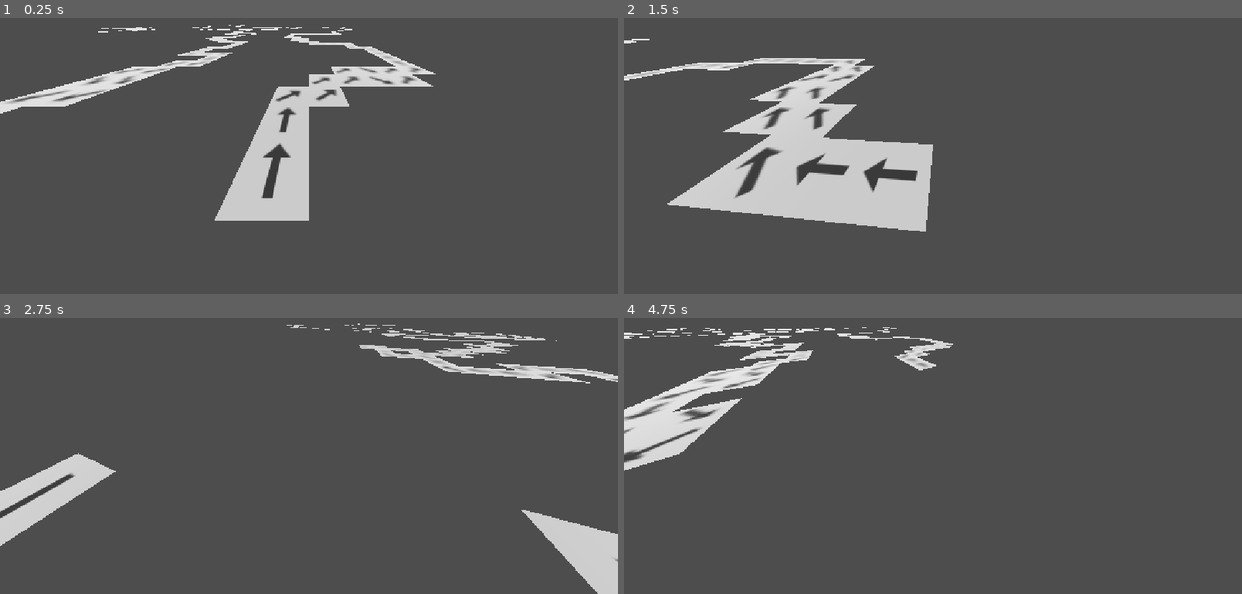
Above: before the commit, frames 1-4 (two rows, left to right).
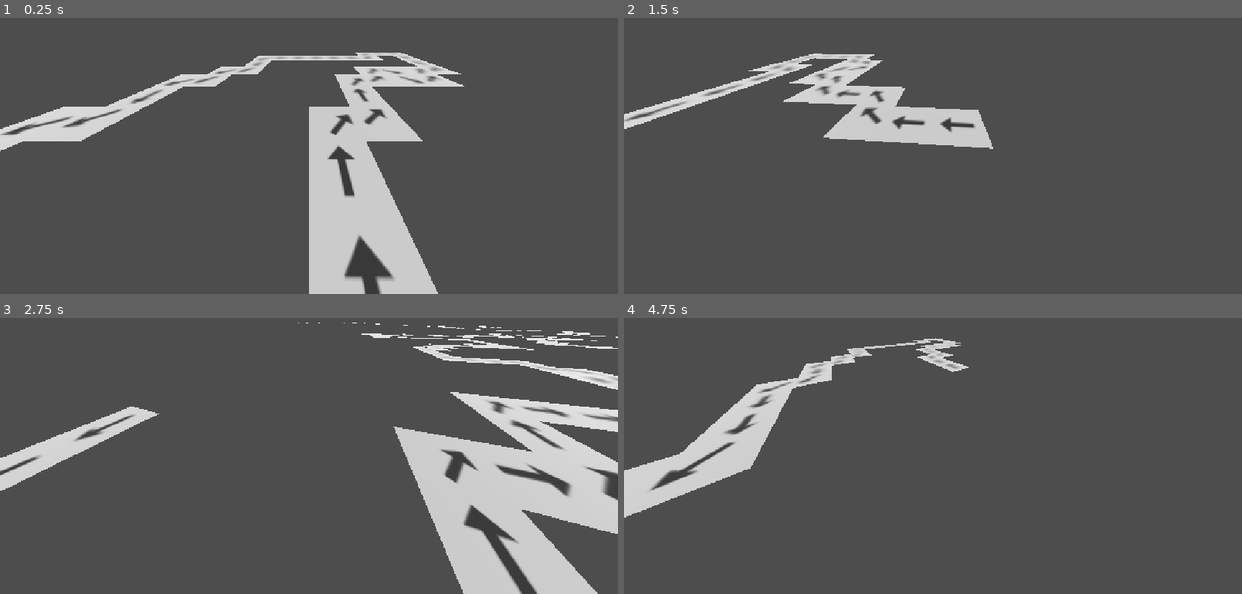
Above: after the commit, the same moments.

Repository: bingecraft-net/sandbox
Game: Godot game, scene res://scenes/game.tscn
Two runs of this game, one before a commit and one after it. Both use one fixed random seed, a clock stepped at 60 frames per second and the inputs below.
Inputs:
- Up to frame 1 (0.25 s): no input
- Up to frame 2 (1.5 s): tap Enter at 0.5 s; hold Right (ui_right) 0.53-1.28 s; hold Down (ui_down) from 1.28 s (still down)
- Up to frame 3 (2.75 s): release Down (ui_down) at 2.03 s; hold Right (ui_right) from 2.03 s (still down)
- Up to frame 4 (4.75 s): release Right (ui_right) at 2.78 s; hold Up (ui_up) 2.78-3.53 s; hold Left (ui_left) from 3.53 s (still down)

The runs differ from the first frame. In frame 1, 21% of the frame differs, in the area x 0-76%, y 2-100%; in frame 2, 17%; in frame 3, 25%, in the area x 0-100%, y 1-100%; in frame 4, 11%.

Commit message:
refactor to make good use of grid_map.get_orthogonal_index_from_basis

Diff:
--- a/scenes/game.gd
+++ b/scenes/game.gd
@@ -7,40 +7,89 @@
 
 var length = 0
 var cursor = Vector3.ZERO
-var entry_direction = -1
-var exit_direction = -1
-var directions = [Vector3.RIGHT, Vector3.FORWARD, Vector3.LEFT, Vector3.BACK]
+var entry_direction = Vector3.ZERO
+var exit_direction = Vector3.ZERO
 
 var exit_table = {
-	1:  [3, 2, -1, -1],
-	2:  [-1, 0, 3, -1],
-	3:  [0, -1, 2, -1],
-	4:  [-1, -1, 1, 0],
-	5:  [3, 2, 1, 0],
-	6:  [-1, 1, -1, 3],
-	7:  [1, -1, -1, 2],
-	8:  [1, -1, -1, 2],
-	9:  [-1, 1, -1, 3],
-	10: [1, 0, 3, 2],
-	11: [-1, -1, 1, 0],
-	12: [0, -1, 2, -1],
-	13: [-1, 0, 3, -1],
-	14: [3, 2, -1, -1],
-	21: [1, 0, 3, 2],
-	26: [3, 2, 1, 0]
+	1: {
+		Vector3.RIGHT: Vector3.BACK,
+		Vector3.FORWARD: Vector3.LEFT,
+	},
+	2: {
+		Vector3.FORWARD: Vector3.RIGHT,
+		Vector3.LEFT: Vector3.BACK,
+	},
+	3: {
+		Vector3.RIGHT: Vector3.RIGHT,
+		Vector3.LEFT: Vector3.LEFT,
+	},
+	4: {
+		Vector3.LEFT: Vector3.FORWARD,
+		Vector3.BACK: Vector3.RIGHT,
+	},
+	5: {
+		Vector3.RIGHT: Vector3.BACK,
+		Vector3.FORWARD: Vector3.LEFT,
+		Vector3.LEFT: Vector3.FORWARD,
+		Vector3.BACK: Vector3.RIGHT,
+	},
+	6: {
+		Vector3.FORWARD: Vector3.FORWARD,
+		Vector3.BACK: Vector3.BACK,
+	},
+	7: {
+		Vector3.RIGHT: Vector3.FORWARD,
+		Vector3.BACK: Vector3.LEFT,
+	},
+	8: {
+		Vector3.RIGHT: Vector3.FORWARD,
+		Vector3.BACK: Vector3.LEFT,
+	},
+	9: {
+		Vector3.FORWARD: Vector3.FORWARD,
+		Vector3.BACK: Vector3.BACK,
+	},
+	10: {
+		Vector3.RIGHT: Vector3.FORWARD,
+		Vector3.FORWARD: Vector3.RIGHT,
+		Vector3.LEFT: Vector3.BACK,
+		Vector3.BACK: Vector3.LEFT,
+	},
+	11: {
+		Vector3.LEFT: Vector3.FORWARD,
+		Vector3.BACK: Vector3.RIGHT,
+	},
+	12: {
+		Vector3.RIGHT: Vector3.RIGHT,
+		Vector3.LEFT: Vector3.LEFT,
+	},
+	13: {
+		Vector3.FORWARD: Vector3.RIGHT,
+		Vector3.LEFT: Vector3.BACK,
+	},
+	14: {
+		Vector3.RIGHT: Vector3.BACK,
+		Vector3.FORWARD: Vector3.LEFT,
+	},
+	21: {
+		Vector3.RIGHT: Vector3.FORWARD,
+		Vector3.FORWARD: Vector3.RIGHT,
+		Vector3.LEFT: Vector3.BACK,
+		Vector3.BACK: Vector3.LEFT,
+	},
+	26: {
+		Vector3.RIGHT: Vector3.BACK,
+		Vector3.FORWARD: Vector3.LEFT,
+		Vector3.LEFT: Vector3.FORWARD,
+		Vector3.BACK: Vector3.RIGHT,
+	},
 }
 
-var item_table = {
-	0: [0, 1, -1, 2],
-	1: [2, 0, 1, -1],
-	2: [-1, 2, 0, 1],
-	3: [1, -1, 2, 0],
-}
 
 func _ready() -> void:
 	advance()
-	character_body.position = cursor - directions[exit_direction] + Vector3.UP * 2
-	character_body.look_at(cursor + directions[exit_direction])
+	character_body.position = cursor - exit_direction + Vector3.UP * 2
+	character_body.look_at(cursor + exit_direction)
 	while advance():
 		pass
 
@@ -54,7 +103,7 @@
 		push_error("Isoline is too long, aborting")
 		return false
 
-	if length != 0 and exit_direction == -1:
+	if length != 0 and exit_direction == Vector3.ZERO:
 		push_error("Invalid exit_direction")
 		return false
 
@@ -73,13 +122,22 @@
 	iso_case += 16 if v4 and saddle else 0
 
 	entry_direction = exit_direction
-	exit_direction = exit_table[iso_case][exit_direction]
-	entry_direction = entry_direction if entry_direction >= 0 else exit_direction
+	var table = exit_table[iso_case]
+	if exit_direction == Vector3.ZERO:
+		exit_direction = table.keys()[0]
+	exit_direction = table[exit_direction]
+	entry_direction = entry_direction if entry_direction != Vector3.ZERO else exit_direction
 
-	var item = item_table[entry_direction][exit_direction]
-	item += 2 if saddle else 0
+	var item = 0
+	var cross = entry_direction.cross(exit_direction)
+	if cross.y < 0:
+		item = 2
+	elif cross.y > 0:
+		item = 1
+	if saddle:
+		item += 2
 
-	var _basis = Basis.looking_at(directions[(entry_direction + 1) % 4])
+	var _basis = Basis.looking_at(entry_direction)
 	var orientation = grid_map.get_orthogonal_index_from_basis(_basis)
 
 	grid_map.set_cell_item(cursor, item, orientation)
@@ -97,6 +155,6 @@
 			"orientation": orientation,
 		})
 
-	cursor += directions[exit_direction]
+	cursor += exit_direction
 
 	return true
--- a/scenes/mesh_library/1-straight.svg
+++ b/scenes/mesh_library/1-straight.svg
@@ -1,7 +1,9 @@
-<svg xmlns="http://www.w3.org/2000/svg" viewBox="0 0 64 64" width="64" height="64">
-  <!-- Background -->
-  <rect width="64" height="64" fill="#cccccc"/>
+<svg xmlns="http://www.w3.org/2000/svg" width="64" height="64" viewBox="0 0 64 64">
 
-  <!-- Arrow pointing right -->
-  <polygon points="12,28 44,28 44,18 60,32 44,46 44,36 12,36" fill="#333333"/>
+
+  <rect width="64" height="64" fill="#cccccc"></rect>
+
+
+
+<polygon points="12,28 44,28 44,18 60,32 44,46 44,36 12,36" fill="#333333" transform="translate(-2.15234375,-0.6498674665178577) scale(0.9371337890625,0.9143589564732143) rotate(-89.4923165403757,36,32)"></polygon>
 </svg>
--- a/scenes/mesh_library/2-turn-left.svg
+++ b/scenes/mesh_library/2-turn-left.svg
@@ -1,9 +1,9 @@
 <svg xmlns="http://www.w3.org/2000/svg" width="64" height="64" viewBox="0 0 64 64">
 
 
-  <rect width="64" height="64" fill="#cccccc"></rect><polygon points="12,28 44,28 44,18 60,32 44,46 44,36 12,36" fill="#333333" transform="translate(-5.9539794921875,-4.188999720982146) scale(1.0623677571614583,1.0341273716517858) rotate(-43.209983284535895,36,32)"></polygon>
+  <rect width="64" height="64" fill="#cccccc"></rect>
 
 
 
-
+<polygon points="12,28 44,28 44,18 60,32 44,46 44,36 12,36" fill="#333333" transform="translate(-11.0341796875,6.063023158482142) scale(0.9371337890625,0.9143589564732143) rotate(230.84975553017017,36,32)"></polygon>
 </svg>
--- a/scenes/mesh_library/3-turn-right.svg
+++ b/scenes/mesh_library/3-turn-right.svg
@@ -1,9 +1,9 @@
 <svg xmlns="http://www.w3.org/2000/svg" width="64" height="64" viewBox="0 0 64 64">
 
 
-  <rect width="64" height="64" fill="#cccccc"></rect><polygon points="12,28 44,28 44,18 60,32 44,46 44,36 12,36" fill="#333333" transform="translate(-5.9539794921875,-4.188999720982146) scale(1.0623677571614583,1.0341273716517858) rotate(50.371258901177825,36,32)"></polygon>
+  <rect width="64" height="64" fill="#cccccc"></rect>
 
 
 
-
+<polygon points="12,28 44,28 44,18 60,32 44,46 44,36 12,36" fill="#333333" transform="translate(8.8388671875,7.740757533482142) scale(0.9371337890625,0.9143589564732143) rotate(-51.4076332988202,36,32)"></polygon>
 </svg>
--- a/scenes/mesh_library/4-saddle-left.svg
+++ b/scenes/mesh_library/4-saddle-left.svg
@@ -1,9 +1,9 @@
 <svg xmlns="http://www.w3.org/2000/svg" width="64" height="64" viewBox="0 0 64 64">
 
 
-  <rect width="64" height="64" fill="#cccccc"></rect><polygon points="12,28 44,28 44,18 60,32 44,46 44,36 12,36" fill="#333333" transform="translate(5.025634765625,5.712646484375) scale(0.5386759440104166,0.4630126953125) rotate(-39.73352924917441,36,32)"></polygon>
+  <rect width="64" height="64" fill="#cccccc"></rect>
 
 
 
-<polygon points="12,28 44,28 44,18 60,32 44,46 44,36 12,36" fill="#333333" transform="translate(15.3291015625,24.93603515625) scale(0.5386759440104166,0.4630126953125) rotate(139.9399959939269,36,32)"></polygon>
+<polygon points="12,28 44,28 44,18 60,32 44,46 44,36 12,36" fill="#333333" transform="translate(-11.0341796875,6.063023158482142) scale(0.9371337890625,0.9143589564732143) rotate(230.84975553017017,36,32)"></polygon><polygon points="12,28 44,28 44,18 60,32 44,46 44,36 12,36" fill="#333333" transform="translate(7.4716796875,-7.279296875) scale(0.9371337890625,0.9143589564732143) rotate(48.00433081458239,36,32)"></polygon>
 </svg>
--- a/scenes/mesh_library/5-saddle-right.svg
+++ b/scenes/mesh_library/5-saddle-right.svg
@@ -1,9 +1,9 @@
 <svg xmlns="http://www.w3.org/2000/svg" width="64" height="64" viewBox="0 0 64 64">
 
 
-  <rect width="64" height="64" fill="#cccccc"></rect><polygon points="12,28 44,28 44,18 60,32 44,46 44,36 12,36" fill="#333333" transform="translate(5.495361328125,25.969970703125) scale(0.5386759440104166,0.4630126953125) rotate(53.36451208931628,36,32)"></polygon>
+  <rect width="64" height="64" fill="#cccccc"></rect>
 
 
 
-<polygon points="12,28 44,28 44,18 60,32 44,46 44,36 12,36" fill="#333333" transform="translate(19.30419921875,11.6318359375) scale(0.5386759440104166,0.4630126953125) rotate(234.8862185917631,36,32)"></polygon>
+<polygon points="12,28 44,28 44,18 60,32 44,46 44,36 12,36" fill="#333333" transform="translate(8.7626953125,6.333530970982142) scale(0.9371337890625,0.9143589564732143) rotate(-52.40241896024949,36,32)"></polygon><polygon points="12,28 44,28 44,18 60,32 44,46 44,36 12,36" fill="#333333" transform="translate(-10.1416015625,-4.73876953125) scale(0.9371337890625,0.9143589564732143) rotate(125.76470684908136,36,32)"></polygon>
 </svg>
Not shown: 10 places in scenes/mesh_library/mesh_library.tres that only renumber resources
